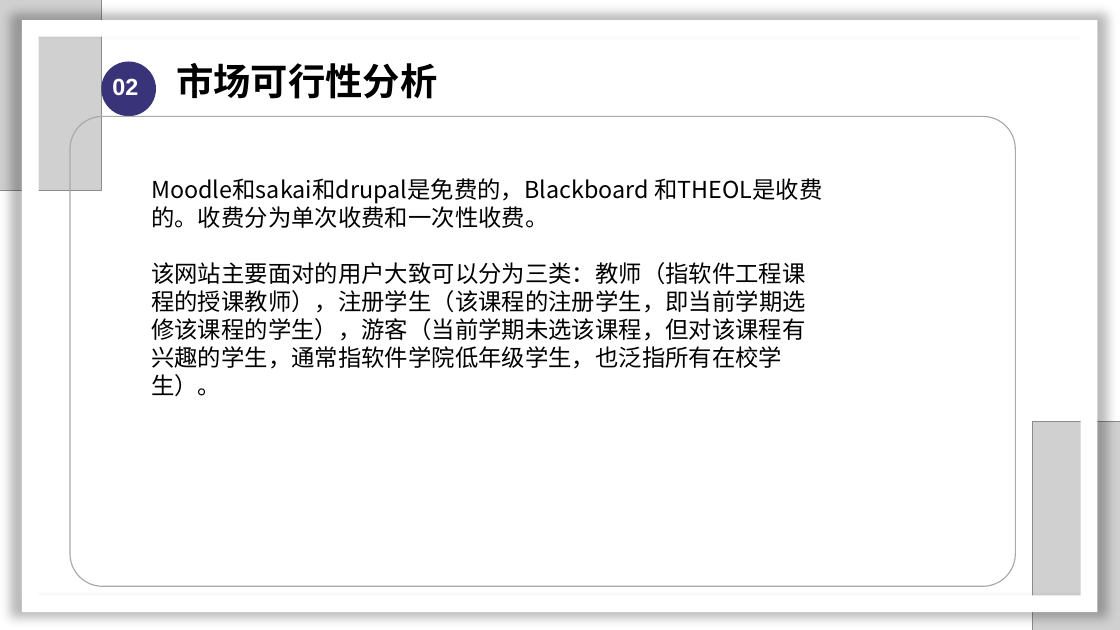
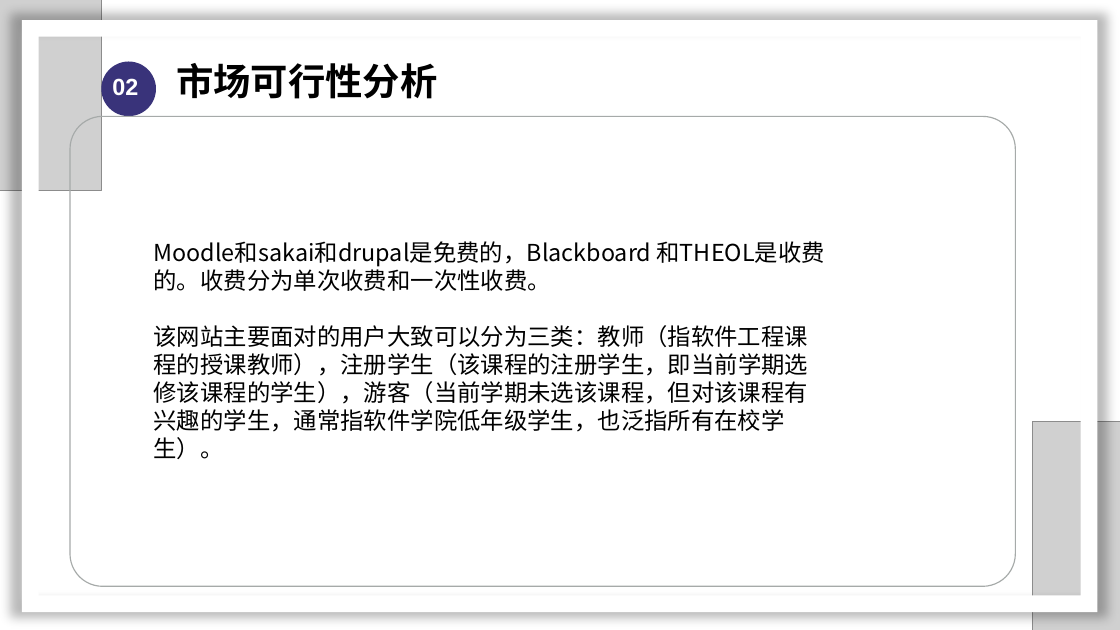
Before and after one commit to SarielX98/PRD2018G14, a slide deck: slide 17 of 受控文档/PPT/软件需求工程审核PPT.pptx. Drawn at 1120x630 pixels with LibreOffice and Linux fonts; fonts in the diff are those of the drawing; grey boxes stand for pictures; background and template pictures are left out. Boxes give left, top, right and bottom in pixels: in the first picture for what was removed or moved away, otherwise in the second. Text is boxed around its words. In the diff, an @@ line names an element or a change of style, - is before the commit and + after.

```diff
--- a/受控文档/PPT/软件需求工程审核PPT.pptx
+++ b/受控文档/PPT/软件需求工程审核PPT.pptx
@@ text "Moodle和sakai和drupal是免费的，Blackboard 和THEOL是收费的。收费分为单次收费和一次性收费 ..." moved from (x1=151, y1=178, x2=822, y2=396) to (x1=154, y1=241, x2=825, y2=459) @@
```
Also in this commit, not shown: 11 other slides changed, 4 slides added.
